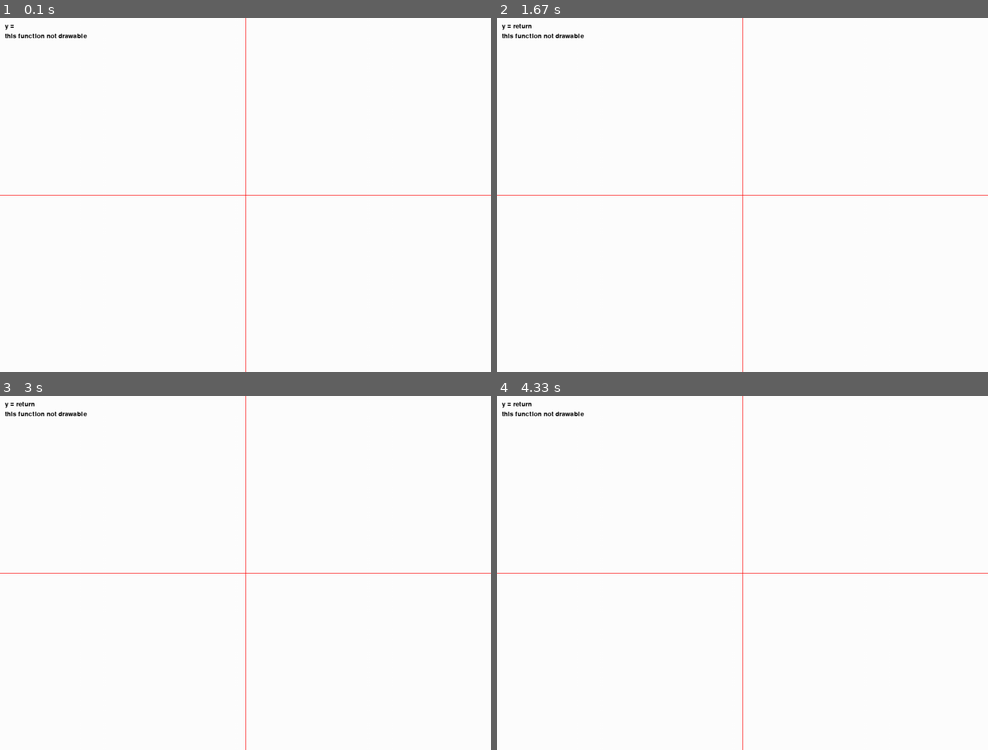
Above: before the commit, frames 1-4 (two rows, left to right).
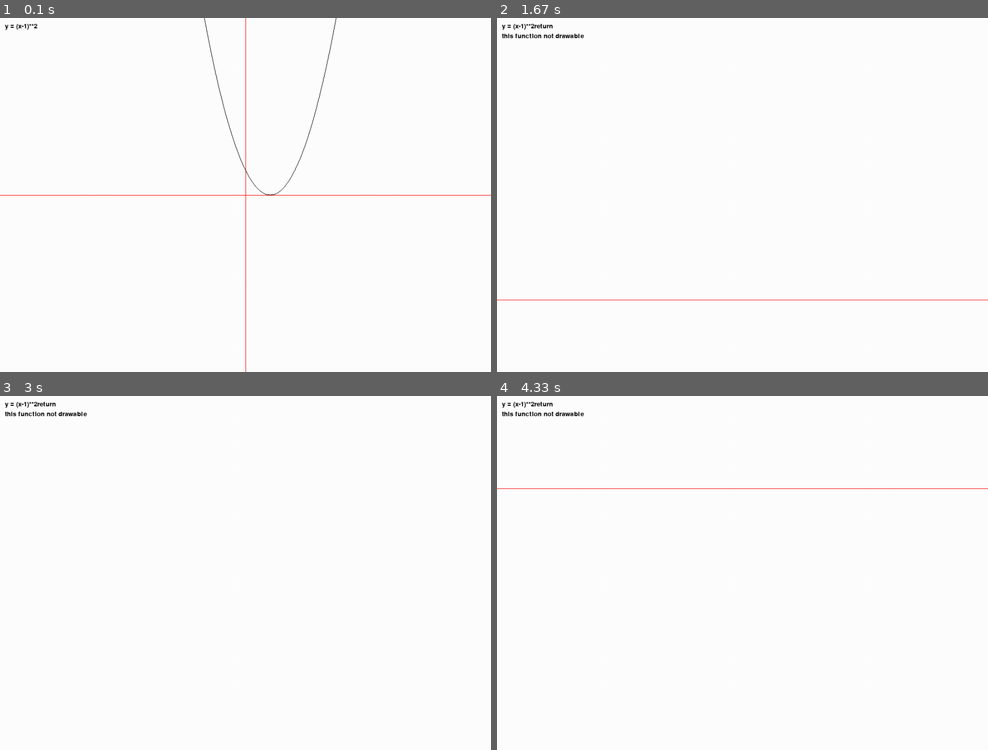
Above: after the commit, the same moments.

Repository: Quark-Games/YEquals
Game: pygame game, started from func_sim.py
The game is run twice, just before and just after one commit, with the same random seed, the same clock (stepped at 60 frames per second) and the same inputs.
Inputs (mouse positions are in pixels of both pictures, inside the frame that each line leads up to):
- Up to frame 1 (0.1 s): no input
- Up to frame 2 (1.67 s): press the mouse at (624, 198) at 0.37 s; move the mouse to (708, 233) at 0.47 s; release the mouse at (791, 272) at 0.6 s; tap Enter at 0.67 s; press the mouse at (624, 198) at 1.03 s; move the mouse to (673, 241) at 1.13 s; release the mouse at (717, 287) at 1.27 s; press the mouse at (624, 198) at 1.37 s; move the mouse to (634, 166) at 1.47 s; release the mouse at (639, 138) at 1.6 s
- Up to frame 3 (3 s): press the mouse at (127, 576) at 1.7 s; move the mouse to (162, 601) at 1.8 s; release the mouse at (196, 629) at 1.93 s; press the mouse at (127, 576) at 2.03 s; move the mouse to (112, 512) at 2.13 s; release the mouse at (98, 456) at 2.27 s; press the mouse at (127, 576) at 2.37 s; move the mouse to (142, 636) at 2.47 s; release the mouse at (157, 700) at 2.6 s; press the mouse at (127, 576) at 2.7 s; move the mouse to (206, 619) at 2.8 s; release the mouse at (284, 661) at 2.93 s
- Up to frame 4 (4.33 s): press the mouse at (624, 576) at 3.03 s; move the mouse to (752, 530) at 3.13 s; release the mouse at (879, 488) at 3.27 s; press the mouse at (624, 576) at 3.37 s; move the mouse to (605, 512) at 3.47 s; release the mouse at (585, 449) at 3.6 s; press the mouse at (624, 576) at 3.7 s; move the mouse to (605, 537) at 3.8 s; release the mouse at (580, 498) at 3.93 s; press the mouse at (624, 576) at 4.03 s; move the mouse to (614, 555) at 4.13 s; release the mouse at (605, 534) at 4.27 s

The runs differ from the first frame. In frame 1, 0.4% of the frame differs, in the area x 1-69%, y 0-51%; in frame 2, 0.7%, in the area x 0-100%, y 0-100%; in frame 3, 0.3%; in frame 4, 0.7%.

Commit message:
function is saved every time

Diff:
--- a/func_sim.py
+++ b/func_sim.py
@@ -1,7 +1,10 @@
 import pygame
 from pygame.locals import *
 from math import *
+import os
 import re
+
+os.chdir("assets")
 
 pygame.init()
 
@@ -9,31 +12,108 @@
 display_height = 720
 
 display = pygame.display.set_mode((display_width, display_height))
+pygame.display.set_caption("Function Simulator")
+icon_img = pygame.image.load("icon.png")
+pygame.display.set_icon(icon_img)
 
 clock = pygame.time.Clock()
-fps = 30
+FPS = 30
 
 WHITE = (255, 255, 255)
 BLACK = (0, 0, 0)
 RED = (255, 0, 0)
 
 MODIFIERS = ("alt", "ctrl", "escape", "meta", "shift", "tab", "windows")
+ACC = 10
 
 font = pygame.font.Font(None, 20)
 
 
+class File:
+
+    def __init__(self, fname):
+        self.fname = fname
+
+    def get(self):
+        try:
+            with open(self.fname, 'r') as f:
+                cont = f.read()
+            return cont
+        except FileNotFoundError:
+            return ''
+
+    def put(self, cont):
+        with open(self.fname, 'w') as f:
+            f.write(str(cont))
+
+
+class Message:
+
+    def __init__(self):
+        self.reset()
+        self.font = pygame.font.Font(None, 20)
+
+    def put(self, screen, textString):
+        textBitmap = self.font.render(textString, True, BLACK)
+        screen.blit(textBitmap, [self.x, self.y])
+        self.y += self.line_height
+
+    def reset(self):
+        self.x = 10
+        self.y = 10
+        self.line_height = 15
+
+    def indent(self):
+        self.x += 10
+
+    def unindent(self):
+        self.x -= 10
+
+
+class Coordinate:
+
+    def __init__(self):
+        self.origin = [display_width / 2, display_height / 2]
+        self.scale = 50
+
+    def p2f(px, py):
+        fx, fy = 0, 0
+        return fx, fy
+
+    def f2p(fx, fy):
+        px, py = 0, 0
+        return px, py
+
+    def axis(self):
+        pygame.draw.line(display,
+                         RED,
+                         (0, self.origin[1]),
+                         (display_width, self.origin[1]))
+        pygame.draw.line(display,
+                         RED,
+                         (self.origin[0], 0),
+                         (self.origin[0], display_height))
+
+    def chori(self, move_x, move_y):
+        self.origin[0] += move_x
+        self.origin[1] += move_y
+
+
+file = File("data")
+message = Message()
+coor = Coordinate()
+
+
 def main():
-    func = ""
-    scale = 10
+    func = file.get()
     holding = set()
-    origin = [display_width / 2, display_height / 2]
 
     while True:
 
         # keyboard controls
         for event in pygame.event.get():
             if event.type == QUIT:
-                quit_all()
+                quit_all(func)
             if event.type == KEYDOWN:
                 # holding down the modifier keys
                 key_name = pygame.key.name(event.key)
@@ -45,11 +125,11 @@
                     # special operations
                     if "meta" in holding:
                         if event.key == K_q:
-                            quit_all()
+                            quit_all(func)
                         elif event.key == K_MINUS:
-                            scale *= 2
+                            coor.scale /= 2
                         elif event.key == K_EQUALS:
-                            scale /= 2
+                            coor.scale *= 2
                         elif event.key == K_BACKSPACE:
                             func = ""
                     elif "shift" in holding:
@@ -80,37 +160,43 @@
                 else:
                     pass
 
+        # mouse control
+        mouse_press = pygame.mouse.get_pressed()
+        mouse_pos = pygame.mouse.get_pos()
+        if mouse_press[0]:
+            coor.chori(*pygame.mouse.get_rel())
+        else:
+            pygame.mouse.get_rel() # reset mouse release position
+            focus_x = mouse_pos[0]
+
         # display
         display.fill(WHITE)
 
         bitmap = font.render("y = " + func, True, BLACK)
         display.blit(bitmap, (10, 10))
 
-        pygame.draw.line(display,
-                         RED,
-                         (0, origin[1]),
-                         (display_width, origin[1]))
-        pygame.draw.line(display,
-                         RED,
-                         (origin[0], 0),
-                         (origin[0], display_height))
+        coor.axis()
 
         # draw graph of function
-        old_pos = (0, 0)
+        old_pos = (-1, -1)
         drawability = display_width
+        # domain = [x / ACC for x in range(0, display_width * ACC)]
         for pixel_x in range(0, display_width):
             try:
-                x = (pixel_x - display_width / 2) / scale
+                x = (pixel_x - display_width / 2) / coor.scale
                 y = eval(func)
-                pixel_y = int(display_height / 2 - y * scale)
-                if pixel_x - old_pos[0] == 1 and 0 < old_pos[1] < display_height:
+                pixel_y = display_height / 2 - y * coor.scale
+                temp = 0 < old_pos[1] < display_height
+                temp = temp or 0 < pixel_y < display_height
+                if pixel_x - old_pos[0] <= 1 and temp:
                     pygame.draw.line(display,
                                      BLACK,
                                      old_pos,
-                                     (pixel_x, pixel_y))
-                old_pos = (pixel_x, pixel_y)
-            except:
+                                     (int(pixel_x), int(pixel_y)))
+                old_pos = (int(pixel_x), int(pixel_y))
+            except Exception:
                 drawability -= 1
+
         # display drawability message
         if not drawability:
             bitmap = font.render("this function not drawable", True, BLACK)
@@ -119,19 +205,21 @@
             bitmap = font.render("this function not consistant", True, BLACK)
             display.blit(bitmap, (10, 30))
 
+        # show focus point location
+
         pygame.display.flip()
 
-        clock.tick(fps)
-
-
-def quit_all():
+        clock.tick(FPS)
+
+
+def quit_all(data):
+    file.put(data)
     pygame.quit()
     quit()
 
+
 def error():
-    pass
-
-try:
-    main()
-except:
-    error()
+    quit_all('')
+
+
+main()
Not shown, added: assets/data
Binary file added: assets/icon.png
